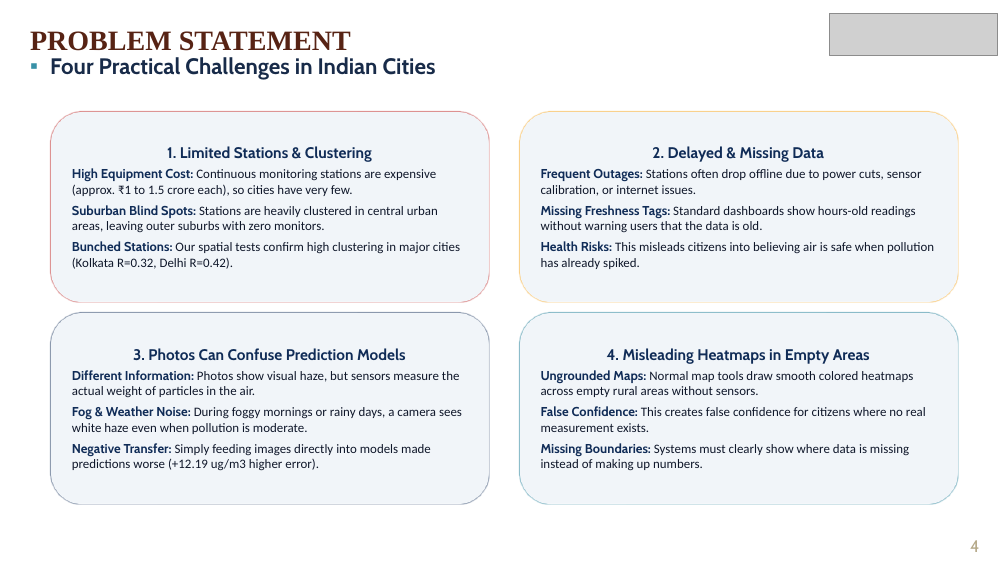
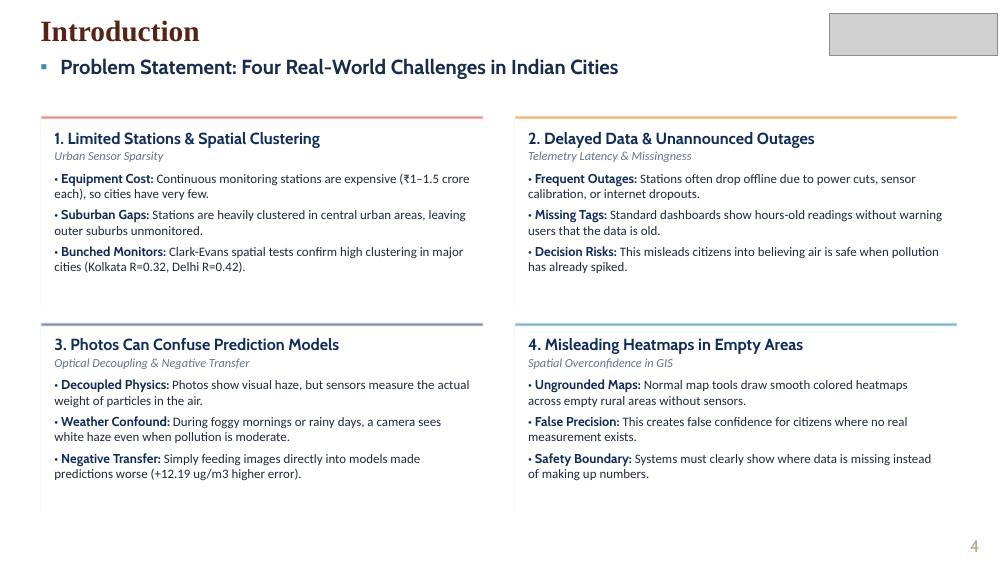
Before and after one commit to Rushyasree/Multimodal_airquality_prediction, a slide deck: slide 4 of docs/VayuDrishti_Final_Review_Simple_Language.pptx. Drawn at 1008x567 pixels with LibreOffice and Linux fonts; fonts in the diff are those of the drawing; grey boxes stand for pictures; background and template pictures are left out. Boxes give left, top, right and bottom in pixels: in the first picture for what was removed or moved away, otherwise in the second. Text is boxed around its words. In the diff, an @@ line names an element or a change of style, - is before the commit and + after.

Commit message:
Refactor presentation layout to executive university standard: eliminate amateur shapes, refine typography, align cards, and verify all 16 slides

```diff
--- a/docs/VayuDrishti_Final_Review_Simple_Language.pptx
+++ b/docs/VayuDrishti_Final_Review_Simple_Language.pptx
@@ text at (x1=40, y1=20, x2=199, y2=42): text changed; size 20 to 21 pt @@
-PROBLEM STATEMENT
+Introduction
@@ text "Introduction" at (x1=40, y1=20, x2=199, y2=42): vertical alignment middle to top @@
@@ text at (x1=60, y1=58, x2=618, y2=79): text changed; size 16 to 14.5 pt @@
-▪ Four Practical Challenges in Indian Cities
+▪ Problem Statement: Four Real-World Challenges in Indian Cities
@@ rectangle "1. Limited Stations & Spatial ..." resized from (x1=50, y1=111, x2=489, y2=302) to (x1=40, y1=116, x2=484, y2=307) @@
@@ rectangle "1. Limited Stations & Spatial ..." at (x1=40, y1=116, x2=484, y2=307): vertical alignment middle to top; rounded rectangle to rectangle; fill #F1F5F9 to #FFFFFF; outline #B91C1C 1 pt to #E2E8F0 1 pt @@
@@ rectangle added at (x1=40, y1=116, x2=484, y2=120), fill #D32F2F @@
@@ rectangle "2. Delayed Data & Unannounced ..." resized from (x1=519, y1=111, x2=958, y2=302) to (x1=514, y1=116, x2=958, y2=307) @@
@@ rectangle "2. Delayed Data & Unannounced ..." at (x1=514, y1=116, x2=958, y2=307): vertical alignment middle to top; rounded rectangle to rectangle; fill #F1F5F9 to #FFFFFF; outline #F59E0B 1 pt to #E2E8F0 1 pt @@
@@ rectangle added at (x1=514, y1=116, x2=958, y2=120), fill #D97706 @@
@@ text in rectangle at (x1=54, y1=132, x2=469, y2=273): text changed; text colour #0F172A to #1E293B @@
-1. Limited Stations & Clustering
-High Equipment Cost: Continuous monitoring stations are expensive (approx. ₹1 to 1.5 crore each), so cities have very few.
-Suburban Blind Spots: Stations are heavily clustered in central urban areas, leaving outer suburbs with zero monitors.
-Bunched Stations: Our spatial tests confirm high clustering in major cities (Kolkata R=0.32, Delhi R=0.42).
+1. Limited Stations & Spatial Clustering
+Urban Sensor Sparsity
+• Equipment Cost: Continuous monitoring stations are expensive (₹1–1.5 crore each), so cities have very few.
+• Suburban Gaps: Stations are heavily clustered in central urban areas, leaving outer suburbs unmonitored.
+• Bunched Monitors: Clark-Evans spatial tests confirm high clustering in major cities (Kolkata R=0.32, Delhi R=0.42).
@@ text in rectangle at (x1=528, y1=132, x2=942, y2=273): text changed; text colour #0F172A to #1E293B @@
-2. Delayed & Missing Data
-Frequent Outages: Stations often drop offline due to power cuts, sensor calibration, or internet issues.
-Missing Freshness Tags: Standard dashboards show hours-old readings without warning users that the data is old.
-Health Risks: This misleads citizens into believing air is safe when pollution has already spiked.
+2. Delayed Data & Unannounced Outages
+Telemetry Latency & Missingness
+• Frequent Outages: Stations often drop offline due to power cuts, sensor calibration, or internet dropouts.
+• Missing Tags: Standard dashboards show hours-old readings without warning users that the data is old.
+• Decision Risks: This misleads citizens into believing air is safe when pollution has already spiked.
@@ rectangle "3. Photos Can Confuse Prediction ..." resized from (x1=50, y1=312, x2=489, y2=504) to (x1=40, y1=323, x2=484, y2=514) @@
@@ rectangle "3. Photos Can Confuse Prediction ..." at (x1=40, y1=323, x2=484, y2=514): vertical alignment middle to top; rounded rectangle to rectangle; fill #F1F5F9 to #FFFFFF; outline #102C57 1 pt to #E2E8F0 1 pt @@
@@ rectangle added at (x1=40, y1=323, x2=484, y2=327), fill #102C57 @@
@@ rectangle "4. Misleading Heatmaps in Empty ..." resized from (x1=519, y1=312, x2=958, y2=504) to (x1=514, y1=323, x2=958, y2=514) @@
@@ rectangle "4. Misleading Heatmaps in Empty ..." at (x1=514, y1=323, x2=958, y2=514): vertical alignment middle to top; rounded rectangle to rectangle; fill #F1F5F9 to #FFFFFF; outline #0E7490 1 pt to #E2E8F0 1 pt @@
@@ rectangle added at (x1=514, y1=323, x2=958, y2=327), fill #0E7490 @@
@@ text in rectangle at (x1=54, y1=358, x2=470, y2=480): text changed; text colour #0F172A to #1E293B @@
-Different Information: Photos show visual haze, but sensors measure the actual weight of particles in the air.
-Fog & Weather Noise: During foggy mornings or rainy days, a camera sees white haze even when pollution is moderate.
-Negative Transfer: Simply feeding images directly into models made predictions worse (+12.19 ug/m3 higher error).
+Optical Decoupling & Negative Transfer
+• Decoupled Physics: Photos show visual haze, but sensors measure the actual weight of particles in the air.
+• Weather Confound: During foggy mornings or rainy days, a camera sees white haze even when pollution is moderate.
+• Negative Transfer: Simply feeding images directly into models made predictions worse (+12.19 ug/m3 higher error).
@@ text in rectangle at (x1=54, y1=338, x2=339, y2=351): size 11 to 11.5 pt in "3. Photos Can Confuse Prediction Models"; alignment centre to left; less space between paragraphs @@
@@ text in rectangle at (x1=528, y1=358, x2=931, y2=481): text changed; text colour #0F172A to #1E293B @@
-Ungrounded Maps: Normal map tools draw smooth colored heatmaps across empty rural areas without sensors.
-False Confidence: This creates false confidence for citizens where no real measurement exists.
-Missing Boundaries: Systems must clearly show where data is missing instead of making up numbers.
+Spatial Overconfidence in GIS
+• Ungrounded Maps: Normal map tools draw smooth colored heatmaps across empty rural areas without sensors.
+• False Precision: This creates false confidence for citizens where no real measurement exists.
+• Safety Boundary: Systems must clearly show where data is missing instead of making up numbers.
@@ text in rectangle at (x1=528, y1=338, x2=804, y2=354): size 11 to 11.5 pt in "4. Misleading Heatmaps in Empty Areas"; alignment centre to left; less space between paragraphs @@
```
Also in this commit, not shown: 15 other slides changed, 36 other files.
